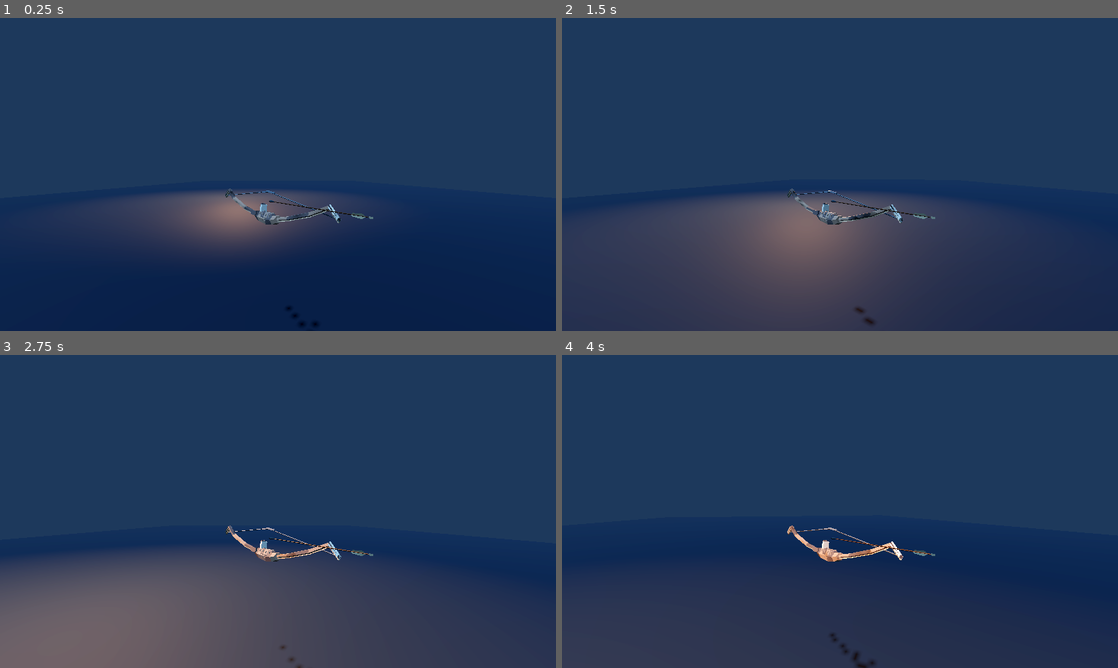
Above: before the commit, frames 1-4 (two rows, left to right).
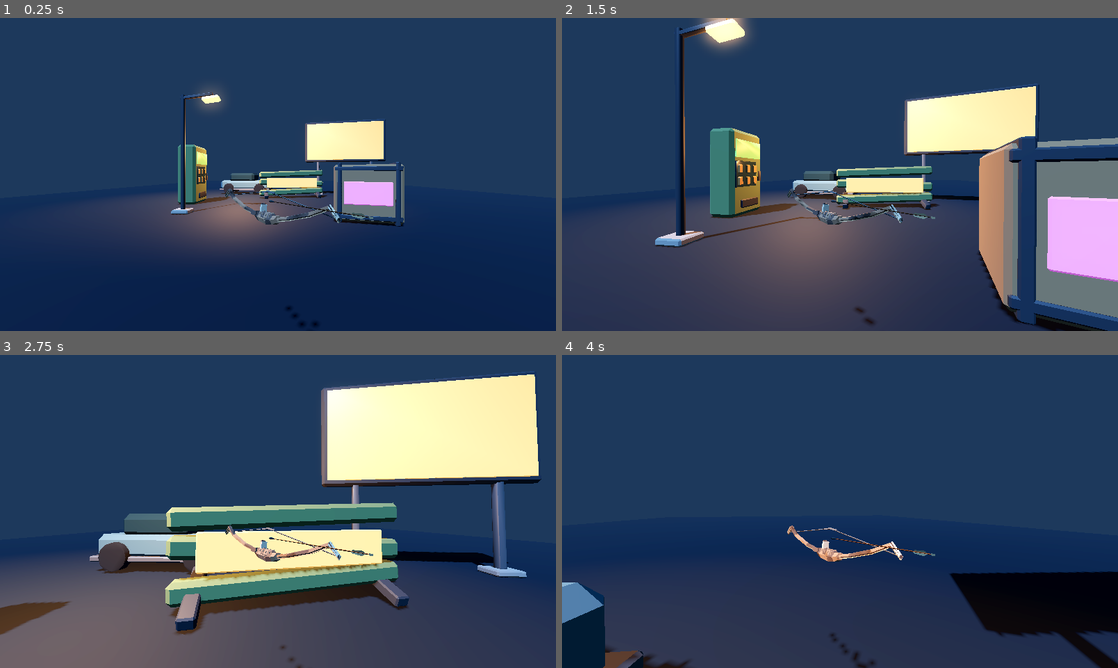
Above: after the commit, the same moments.

Repository: Musky-Cheese/Archer-game
Game: Godot game, scene res://scenes/Main.tscn
Same seed, same stepped clock (60 frames per second), same inputs: the game is played once before the commit and once after it.
Inputs (mouse positions are in pixels of both pictures, inside the frame that each line leads up to):
- Up to frame 1 (0.25 s): no input
- Up to frame 2 (1.5 s): tap Enter at 0.5 s; move the mouse to (867, 174) at 0.52 s; hold W (move_forward) from 0.53 s (still down); move the mouse to (812, 174) at 1.27 s
- Up to frame 3 (2.75 s): keep holding W (move_forward); move the mouse to (289, 505) at 2.02 s
- Up to frame 4 (4 s): keep holding W (move_forward); move the mouse to (834, 517) at 2.77 s; move the mouse to (878, 514) at 3.52 s

The runs differ from the first frame. In frame 1, 6.3% of the frame differs, in the area x 30-73%, y 22-67%; in frame 2, 23%; in frame 3, 29%, in the area x 0-98%, y 5-90%; in frame 4, 8.1%.

Commit message:
Add environment assets to Godot handoff

Diff:
--- a/godot/scenes/Main.tscn
+++ b/godot/scenes/Main.tscn
@@ -1,7 +1,8 @@
-[gd_scene load_steps=5 format=3]
+[gd_scene load_steps=6 format=3]
 
 [ext_resource type="Script" path="res://scripts/main.gd" id="1_main"]
 [ext_resource type="Script" path="res://scripts/weapon_preview.gd" id="2_weapon"]
+[ext_resource type="Script" path="res://scripts/environment_preview.gd" id="3_environment"]
 
 [sub_resource type="Environment" id="Environment_main"]
 background_mode = 1
@@ -46,6 +47,9 @@
 mesh = SubResource("PlaneMesh_road")
 material_override = SubResource("Material_road")
 
+[node name="EnvironmentAssets" type="Node3D" parent="."]
+script = ExtResource("3_environment")
+
 [node name="Player" type="Node3D" parent="."]
 position = Vector3(0, 1.7, 10)
 
--- /dev/null
+++ b/godot/scripts/environment_preview.gd
@@ -0,0 +1,22 @@
+extends Node3D
+
+const BILLBOARD := preload("res://assets/environment/la-billboard-large.glb")
+const VENDING := preload("res://assets/environment/la-vendingmachine.glb")
+const STREETLIGHT := preload("res://assets/environment/la-streetlight.glb")
+const BARRICADE := preload("res://assets/environment/la-sponsoredbarricade.glb")
+const CRATE := preload("res://assets/environment/la-supplycrate.glb")
+const CAR := preload("res://assets/environment/la-abandonedcar.glb")
+
+func add_prop(scene: PackedScene, position: Vector3, rotation_y := 0.0) -> void:
+	var prop := scene.instantiate()
+	prop.position = position
+	prop.rotation.y = rotation_y
+	add_child(prop)
+
+func _ready() -> void:
+	add_prop(BILLBOARD, Vector3(5.5, 0.0, -7.0), deg_to_rad(-12.0))
+	add_prop(VENDING, Vector3(-5.2, 0.0, -2.5), deg_to_rad(90.0))
+	add_prop(STREETLIGHT, Vector3(-4.2, 0.0, 1.0))
+	add_prop(BARRICADE, Vector3(1.0, 0.0, -5.0), deg_to_rad(8.0))
+	add_prop(CRATE, Vector3(3.4, 0.0, 2.0), deg_to_rad(-18.0))
+	add_prop(CAR, Vector3(-2.8, 0.0, -8.5), deg_to_rad(-8.0))
Binary file added: godot/assets/environment/la-abandonedcar.glb
Binary file added: godot/assets/environment/la-billboard-large.glb
Binary file added: godot/assets/environment/la-concreteroadblock.glb
Binary file added: godot/assets/environment/la-highwaysign.glb
Binary file added: godot/assets/environment/la-shippingcontainer.glb
Binary file added: godot/assets/environment/la-sponsoredbarricade.glb
Binary file added: godot/assets/environment/la-streetlight.glb
Binary file added: godot/assets/environment/la-supplycrate.glb
Binary file added: godot/assets/environment/la-vendingmachine.glb
Not shown, changed: godot/README.md
